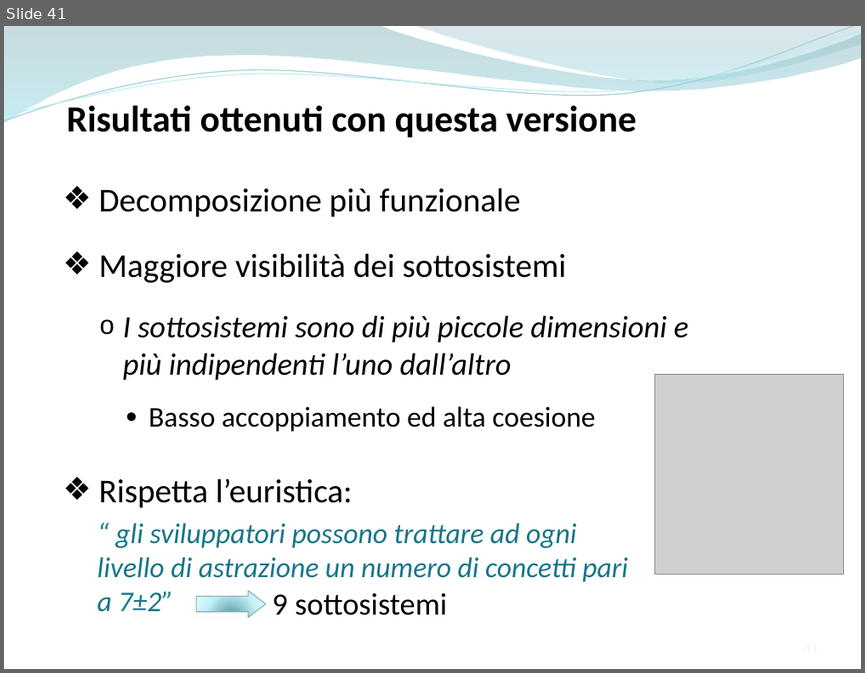
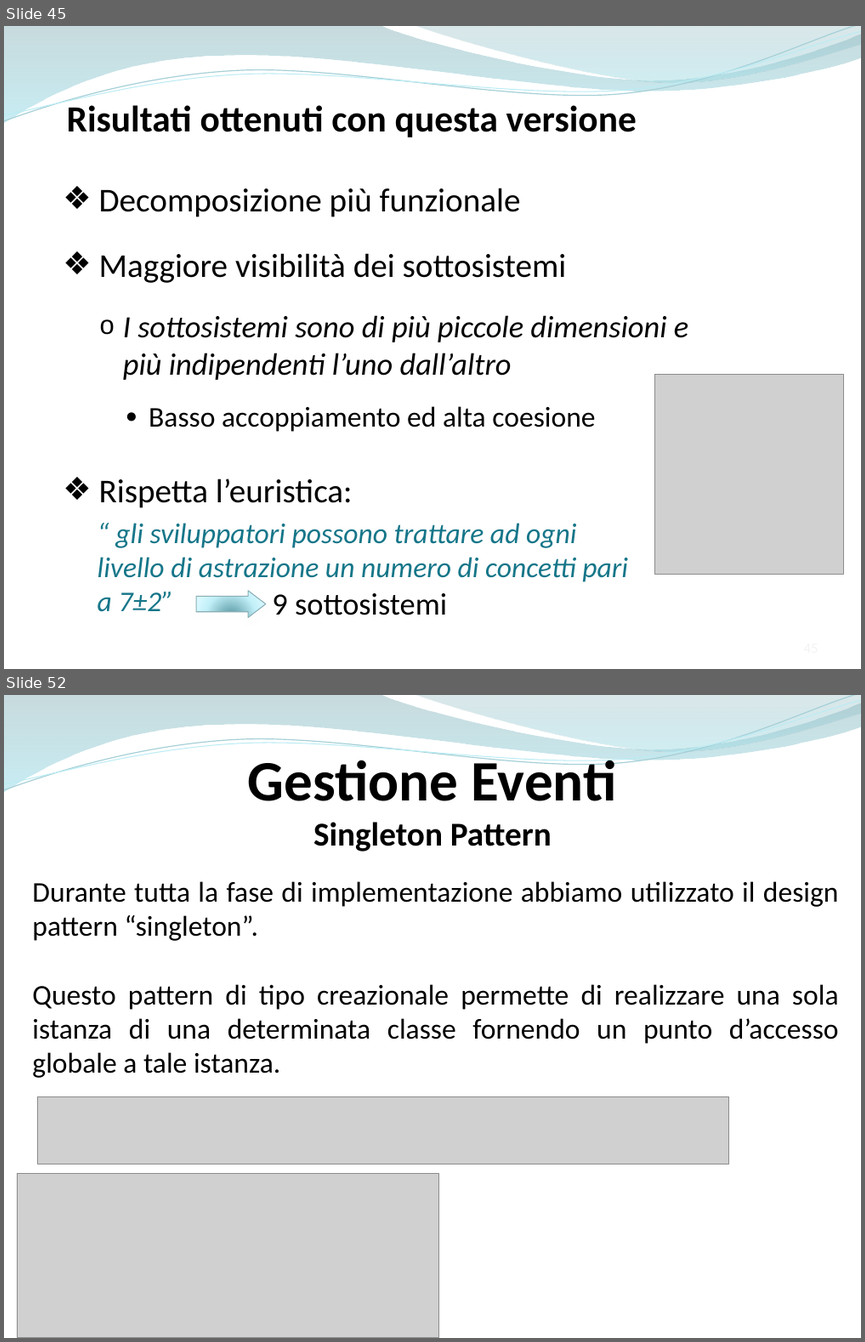
Before and after one commit to ammirate/at-silo, a slide deck: Presentazione/Atsilo2/Atsilo_M_PresentazioneFinale.pptx. Shown one above the other, each under a label of ours: slide 41 before the commit, slides 45 and 52 after it; the slides between them are not shown. The pictures are 865x673 and 865x1342 pixels, drawn with LibreOffice and Linux fonts; fonts in the diff are those of the drawing; grey boxes stand for pictures. Boxes give left, top, right and bottom in pixels: in the first picture for what was removed or moved away, otherwise in the second. Text is boxed around its words. In the diff, an @@ line names an element or a change of style, - is before the commit and + after.

```diff
--- a/Presentazione/Atsilo2/Atsilo_M_PresentazioneFinale.pptx
+++ b/Presentazione/Atsilo2/Atsilo_M_PresentazioneFinale.pptx
@@ slide 52 added at box(4, 695, 861, 1338), background #FFFFFF; not listed: 4 template elements that a slide beside it also shows @@
@@ text added at box(248, 754, 617, 851), 28 pt, text #000000, bold @@
+Gestione Eventi
+Singleton Pattern
@@ text added at box(32, 881, 839, 1077), 24 pt, text #000000 @@
+Durante tutta la fase di implementazione abbiamo utilizzato il design pattern “singleton”.
+Questo pattern di tipo creazionale permette di realizzare una sola istanza di una determinata classe fornendo un punto d’accesso globale a tale istanza.
@@ picture added at box(37, 1097, 729, 1163) @@
@@ picture added at box(18, 1173, 439, 1338) @@
@@ what was slide 41 is now slide 45 @@
```
Also in this commit, not shown: 4 slides changed, 10 other slides added.
